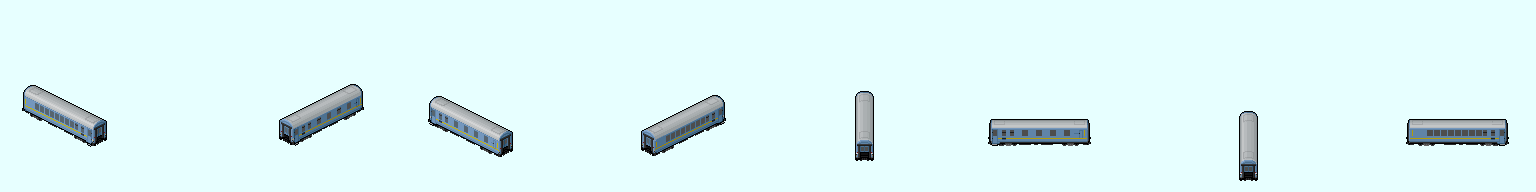
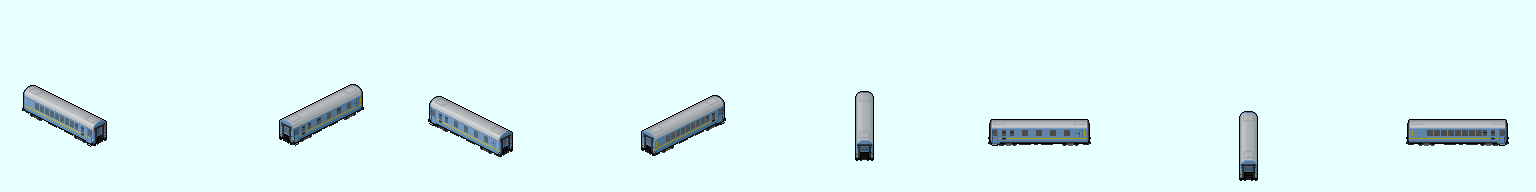
Revision of a layered 1536x192 image; what changed, layer by layer:
added layer "Visible" above "neue Rückleuchten" over [94,125,1257,174]
added layer "neue Rückleuchten" above "Unterbauten" over [94,125,1257,174]
